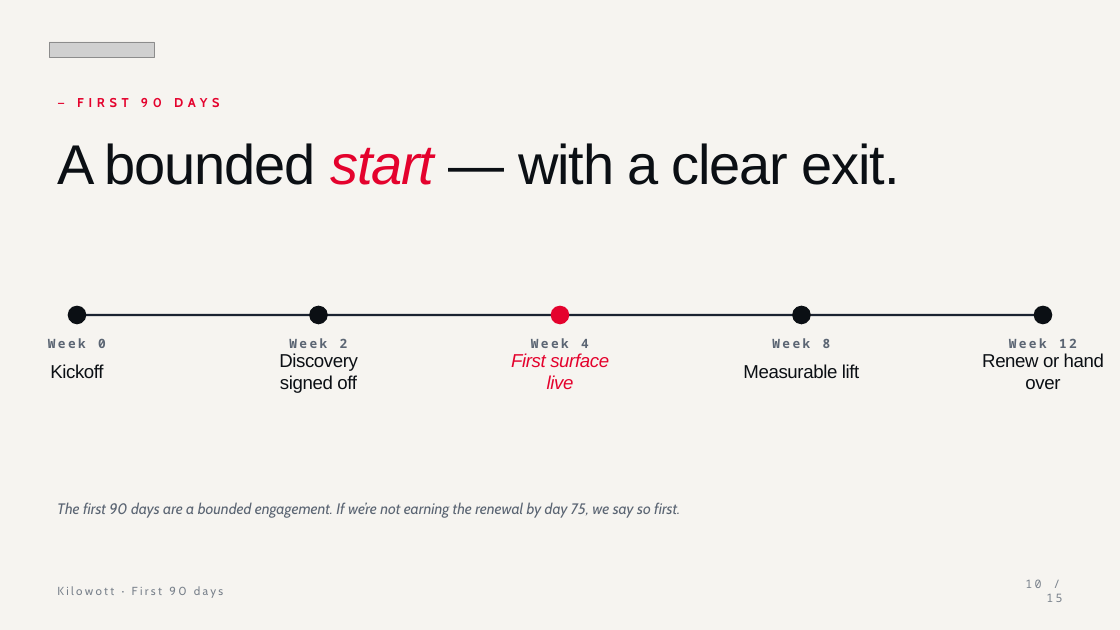
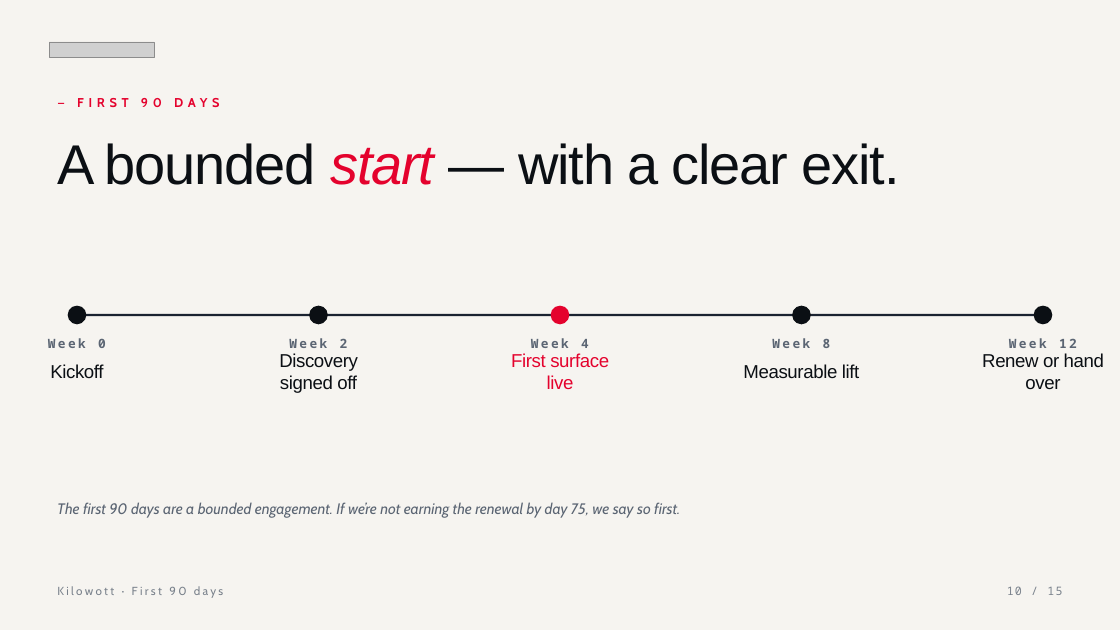
Before and after one commit to zoeytad/kilowott-design-system, a slide deck: slide 10 of project/downloads/kilowott-deck-template.pptx. Drawn at 1120x630 pixels with LibreOffice and Linux fonts; fonts in the diff are those of the drawing; grey boxes stand for pictures. Boxes give left, top, right and bottom in pixels: in the first picture for what was removed or moved away, otherwise in the second. Text is boxed around its words. In the diff, an @@ line names an element or a change of style, - is before the commit and + after.

```diff
--- a/project/downloads/kilowott-deck-template.pptx
+++ b/project/downloads/kilowott-deck-template.pptx
@@ text "First surface live" at bbox=[511, 353, 609, 389]: italic off @@
@@ text "10 / 15": place and size @@
-text "10 / 15" at bbox=[1025, 579, 1062, 602]
+text "10 / 15" at bbox=[1007, 586, 1062, 595]
@@ text "10 / 15" at bbox=[1007, 586, 1062, 595]: letter spacing 2 to 1 pt @@
```
Also in this commit, not shown: 14 other slides changed.
